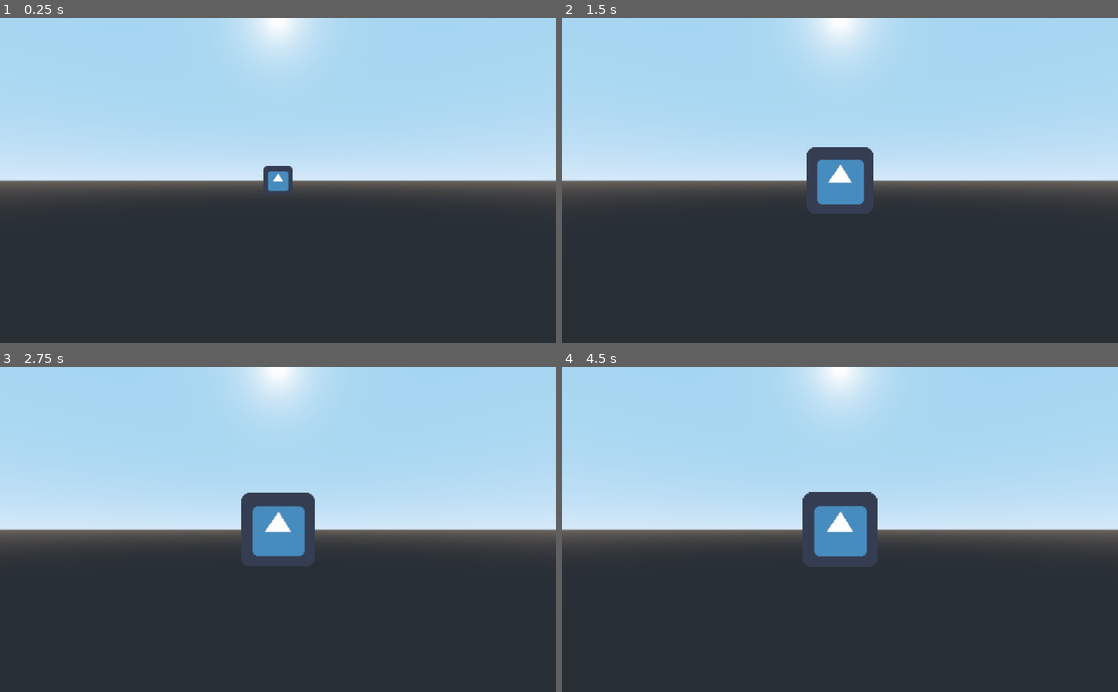
Above: before the commit, frames 1-4 (two rows, left to right).
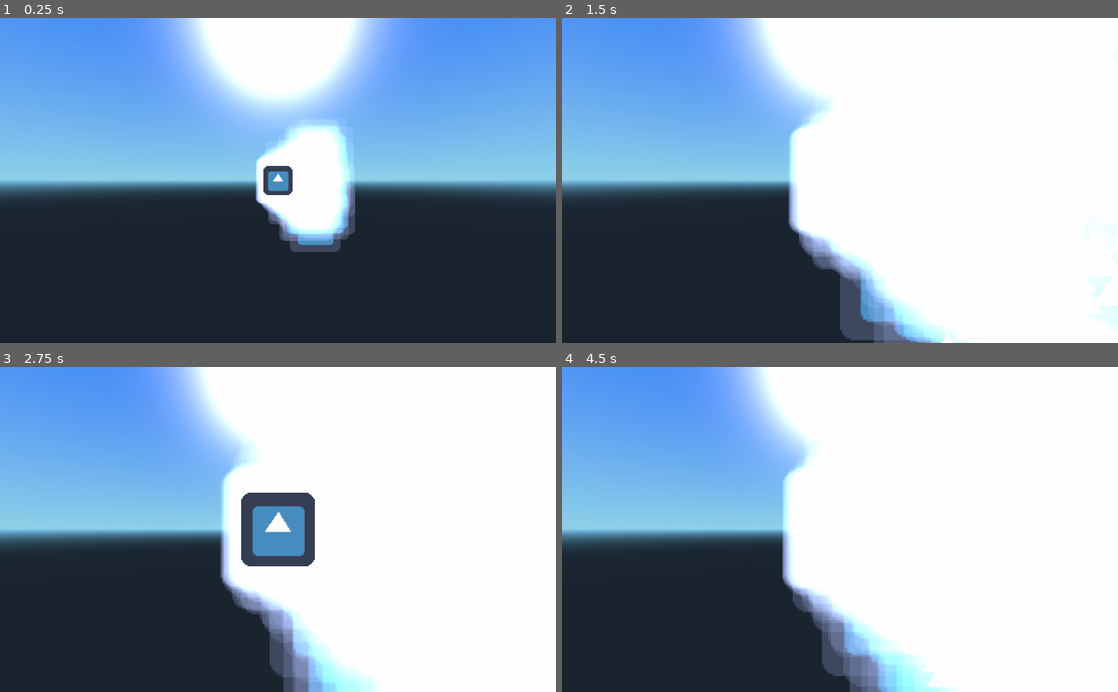
Above: after the commit, the same moments.

Repository: aron3097/issueImg
Game: Godot game, scene res://Scene/biilaorad.tscn
Same seed, same stepped clock (60 frames per second), same inputs: the game is played once before the commit and once after it. The project has no main scene, so this scene is started directly. The engine's default icon, where the game draws it, is replaced by a stand-in: a white triangle on a blue panel in a dark square.
Inputs (mouse positions are in pixels of both pictures, inside the frame that each line leads up to):
- Up to frame 1 (0.25 s): no input
- Up to frame 2 (1.5 s): move the mouse to (962, 164) at 0.52 s; click (962, 164) at 0.67 s; move the mouse to (728, 196) at 1.27 s; click (728, 196) at 1.42 s
- Up to frame 3 (2.75 s): move the mouse to (333, 458) at 2.02 s; click (333, 458) at 2.17 s
- Up to frame 4 (4.5 s): move the mouse to (812, 594) at 2.77 s; click (812, 594) at 2.92 s; move the mouse to (1006, 578) at 3.52 s; click (1006, 578) at 3.67 s; move the mouse to (673, 480) at 4.27 s; click (673, 480) at 4.42 s

The runs differ from the first frame. In frame 1, 53% of the frame differs, in the area x 0-100%, y 0-73%; in frame 2, 77%; in frame 3, 75%; in frame 4, 78%, in the area x 0-100%, y 0-100%.

Commit message:
fix billboard

Diff:
--- a/Godot_3.1dev_Win_BillboardNotWork_Mar37/Scene/biilaorad.tscn
+++ b/Godot_3.1dev_Win_BillboardNotWork_Mar37/Scene/biilaorad.tscn
@@ -1,9 +1,7 @@
-[gd_scene load_steps=4 format=2]
+[gd_scene load_steps=7 format=2]
 
 [ext_resource path="res://icon.png" type="Texture" id=1]
 [ext_resource path="res://Scripts/billbordcam.gd" type="Script" id=2]
-
-
 
 [sub_resource type="SpatialMaterial" id=1]
 
@@ -56,7 +54,105 @@
 uv2_triplanar_sharpness = 1.0
 proximity_fade_enable = false
 distance_fade_enable = false
-_sections_unfolded = [ "Albedo", "Flags", "Parameters", "Transmission", "Vertex Color" ]
+_sections_unfolded = [ "Albedo", "Flags", "Parameters", "Vertex Color" ]
+
+[sub_resource type="ParticlesMaterial" id=2]
+
+render_priority = 0
+trail_divisor = 1
+emission_shape = 0
+flag_align_y = false
+flag_rotate_y = false
+flag_disable_z = false
+spread = 51.86
+flatness = 0.0
+gravity = Vector3( 0, 0, 0 )
+initial_velocity = 5.0
+initial_velocity_random = 0.0
+angular_velocity = 0.0
+angular_velocity_random = 0.0
+linear_accel = 3.0
+linear_accel_random = 0.0
+radial_accel = 3.0
+radial_accel_random = 0.0
+tangential_accel = 0.0
+tangential_accel_random = 0.0
+damping = 3.0
+damping_random = 0.0
+angle = 0.0
+angle_random = 0.0
+scale = 1.0
+scale_random = 0.0
+color = Color( 1, 1, 1, 1 )
+hue_variation = 0.0
+hue_variation_random = 0.0
+anim_speed = 0.0
+anim_speed_random = 0.0
+anim_offset = 0.0
+anim_offset_random = 0.0
+anim_loop = false
+_sections_unfolded = [ "Angle", "Angular Velocity", "Animation", "Color", "Damping", "Emission Shape", "Flags", "Gravity", "Hue Variation", "Initial Velocity", "Linear Accel", "Radial Accel", "Scale", "Spread", "Tangential Accel", "Trail" ]
+
+[sub_resource type="SpatialMaterial" id=3]
+
+render_priority = 0
+flags_transparent = true
+flags_unshaded = true
+flags_vertex_lighting = false
+flags_no_depth_test = false
+flags_use_point_size = false
+flags_world_triplanar = false
+flags_fixed_size = false
+flags_albedo_tex_force_srgb = false
+vertex_color_use_as_albedo = true
+vertex_color_is_srgb = false
+params_diffuse_mode = 0
+params_specular_mode = 0
+params_blend_mode = 1
+params_cull_mode = 0
+params_depth_draw_mode = 0
+params_line_width = 1.0
+params_point_size = 1.0
+params_billboard_mode = 3
+params_grow = false
+params_use_alpha_scissor = false
+particles_anim_h_frames = 1
+particles_anim_v_frames = 1
+particles_anim_loop = 0
+albedo_color = Color( 1, 1, 1, 1 )
+albedo_texture = ExtResource( 1 )
+metallic = 0.0
+metallic_specular = 0.5
+metallic_texture_channel = 0
+roughness = 0.0
+roughness_texture_channel = 0
+emission_enabled = false
+normal_enabled = false
+rim_enabled = false
+clearcoat_enabled = false
+anisotropy_enabled = false
+ao_enabled = false
+depth_enabled = false
+subsurf_scatter_enabled = false
+transmission_enabled = false
+refraction_enabled = false
+detail_enabled = false
+uv1_scale = Vector3( 1, 1, 1 )
+uv1_offset = Vector3( 0, 0, 0 )
+uv1_triplanar = false
+uv1_triplanar_sharpness = 1.0
+uv2_scale = Vector3( 1, 1, 1 )
+uv2_offset = Vector3( 0, 0, 0 )
+uv2_triplanar = false
+uv2_triplanar_sharpness = 1.0
+proximity_fade_enable = false
+distance_fade_enable = false
+_sections_unfolded = [ "Albedo", "Flags", "Parameters", "Vertex Color" ]
+
+[sub_resource type="QuadMesh" id=4]
+
+material = SubResource( 3 )
+size = Vector2( 1, 1 )
 
 [node name="Spatial" type="Spatial" index="0"]
 
@@ -98,6 +194,7 @@
 [node name="camera" type="Spatial" parent="." index="2"]
 
 transform = Transform( 1, 0, 0, 0, 1, 0, 0, 0, 1, 0, 0, 5.26137 )
+_sections_unfolded = [ "Transform" ]
 
 [node name="base" type="Spatial" parent="camera" index="0"]
 
@@ -120,3 +217,32 @@
 near = 0.05
 far = 100.0
 _sections_unfolded = [ "Transform" ]
+
+[node name="Particles" type="Particles" parent="." index="3"]
+
+layers = 1
+material_override = null
+cast_shadow = 1
+extra_cull_margin = 0.0
+use_in_baked_light = false
+lod_min_distance = 0.0
+lod_min_hysteresis = 0.0
+lod_max_distance = 0.0
+lod_max_hysteresis = 0.0
+emitting = true
+amount = 1000
+lifetime = 1.0
+one_shot = false
+preprocess = 0.0
+speed_scale = 1.0
+explosiveness = 0.0
+randomness = 0.0
+fixed_fps = 0
+fract_delta = true
+visibility_aabb = AABB( -4, -4, -4, 8, 8, 8 )
+local_coords = true
+draw_order = 0
+process_material = SubResource( 2 )
+draw_passes = 1
+draw_pass_1 = SubResource( 4 )
+_sections_unfolded = [ "Draw Passes", "Drawing", "Process Material" ]
--- /dev/null
+++ b/Godot_3.1dev_Win_BillboardNotWork_Mar37/Scripts/fake_billboard.gd
@@ -0,0 +1,18 @@
+extends Sprite3D
+
+# class member variables go here, for example:
+# var a = 2
+# var b = "textvar"
+var c
+func _ready():
+	# Called when the node is added to the scene for the first time.
+	# Initialization here
+	#print(to_global(get_parent().get_node("camera/base/rotation").translation))
+	#print(translation)
+	c = get_parent().get_node("camera/base/rotation")
+
+func _process(delta):
+	var target =c.to_global(c.get_node("Camera").translation)
+	look_at(target,Vector3(0,1,0))
+	print(target)
+	#pass
--- a/Godot_3.1dev_Win_BillboardNotWork_Mar37/default_env.tres
+++ b/Godot_3.1dev_Win_BillboardNotWork_Mar37/default_env.tres
@@ -1,5 +1,100 @@
 [gd_resource type="Environment" load_steps=2 format=2]
+
 [sub_resource type="ProceduralSky" id=1]
+
+radiance_size = 4
+sky_top_color = Color( 0.0470588, 0.454902, 0.976471, 1 )
+sky_horizon_color = Color( 0.556863, 0.823529, 0.909804, 1 )
+sky_curve = 0.25
+sky_energy = 1.0
+ground_bottom_color = Color( 0.101961, 0.145098, 0.188235, 1 )
+ground_horizon_color = Color( 0.482353, 0.788235, 0.952941, 1 )
+ground_curve = 0.01
+ground_energy = 1.0
+sun_color = Color( 1, 1, 1, 1 )
+sun_latitude = 35.0
+sun_longitude = 0.0
+sun_angle_min = 1.0
+sun_angle_max = 100.0
+sun_curve = 0.05
+sun_energy = 16.0
+texture_size = 2
+
 [resource]
+
 background_mode = 2
 background_sky = SubResource( 1 )
+background_sky_custom_fov = 0.0
+background_color = Color( 0, 0, 0, 1 )
+background_energy = 1.0
+background_canvas_max_layer = 0
+ambient_light_color = Color( 0, 0, 0, 1 )
+ambient_light_energy = 1.0
+ambient_light_sky_contribution = 1.0
+fog_enabled = false
+fog_color = Color( 0.5, 0.6, 0.7, 1 )
+fog_sun_color = Color( 1, 0.9, 0.7, 1 )
+fog_sun_amount = 0.0
+fog_depth_enabled = true
+fog_depth_begin = 10.0
+fog_depth_curve = 1.0
+fog_transmit_enabled = false
+fog_transmit_curve = 1.0
+fog_height_enabled = false
+fog_height_min = 0.0
+fog_height_max = 100.0
+fog_height_curve = 1.0
+tonemap_mode = 0
+tonemap_exposure = 1.0
+tonemap_white = 1.0
+auto_exposure_enabled = false
+auto_exposure_scale = 0.4
+auto_exposure_min_luma = 0.05
+auto_exposure_max_luma = 8.0
+auto_exposure_speed = 0.5
+ss_reflections_enabled = false
+ss_reflections_max_steps = 64
+ss_reflections_fade_in = 0.15
+ss_reflections_fade_out = 2.0
+ss_reflections_depth_tolerance = 0.2
+ss_reflections_roughness = true
+ssao_enabled = false
+ssao_radius = 1.0
+ssao_intensity = 1.0
+ssao_radius2 = 0.0
+ssao_intensity2 = 1.0
+ssao_bias = 0.01
+ssao_light_affect = 0.0
+ssao_color = Color( 0, 0, 0, 1 )
+ssao_quality = 0
+ssao_blur = 1
+ssao_edge_sharpness = 4.0
+dof_blur_far_enabled = false
+dof_blur_far_distance = 10.0
+dof_blur_far_transition = 5.0
+dof_blur_far_amount = 0.1
+dof_blur_far_quality = 1
+dof_blur_near_enabled = false
+dof_blur_near_distance = 2.0
+dof_blur_near_transition = 1.0
+dof_blur_near_amount = 0.1
+dof_blur_near_quality = 1
+glow_enabled = false
+glow_levels/1 = false
+glow_levels/2 = false
+glow_levels/3 = true
+glow_levels/4 = false
+glow_levels/5 = true
+glow_levels/6 = false
+glow_levels/7 = false
+glow_intensity = 0.8
+glow_strength = 1.0
+glow_bloom = 0.0
+glow_blend_mode = 2
+glow_hdr_threshold = 1.0
+glow_hdr_scale = 2.0
+glow_bicubic_upscale = false
+adjustment_enabled = false
+adjustment_brightness = 1.0
+adjustment_contrast = 1.0
+adjustment_saturation = 1.0
--- a/Godot_3.1dev_Win_BillboardNotWork_Mar37/project.godot
+++ b/Godot_3.1dev_Win_BillboardNotWork_Mar37/project.godot
@@ -1,12 +1,6 @@
-; Engine configuration file.
-; It's best edited using the editor UI and not directly,
-; since the parameters that go here are not all obvious.
-;
-; Format:
-;   [section] ; section goes between []
-;   param=value ; assign values to parameters
+config_version=3
 
-config_version=3
+config_version=null
 
 [application]
 
Not shown, changed: Godot_3.1dev_Win_BillboardNotWork_Mar37/icon.png.import
Not shown, added: Pics_Godot_3.1dev_Win_BillboardNotWork_Mar37/4f0cf278-ffe0-4cdf-a0f4-c9737fcb0b4b.gif
